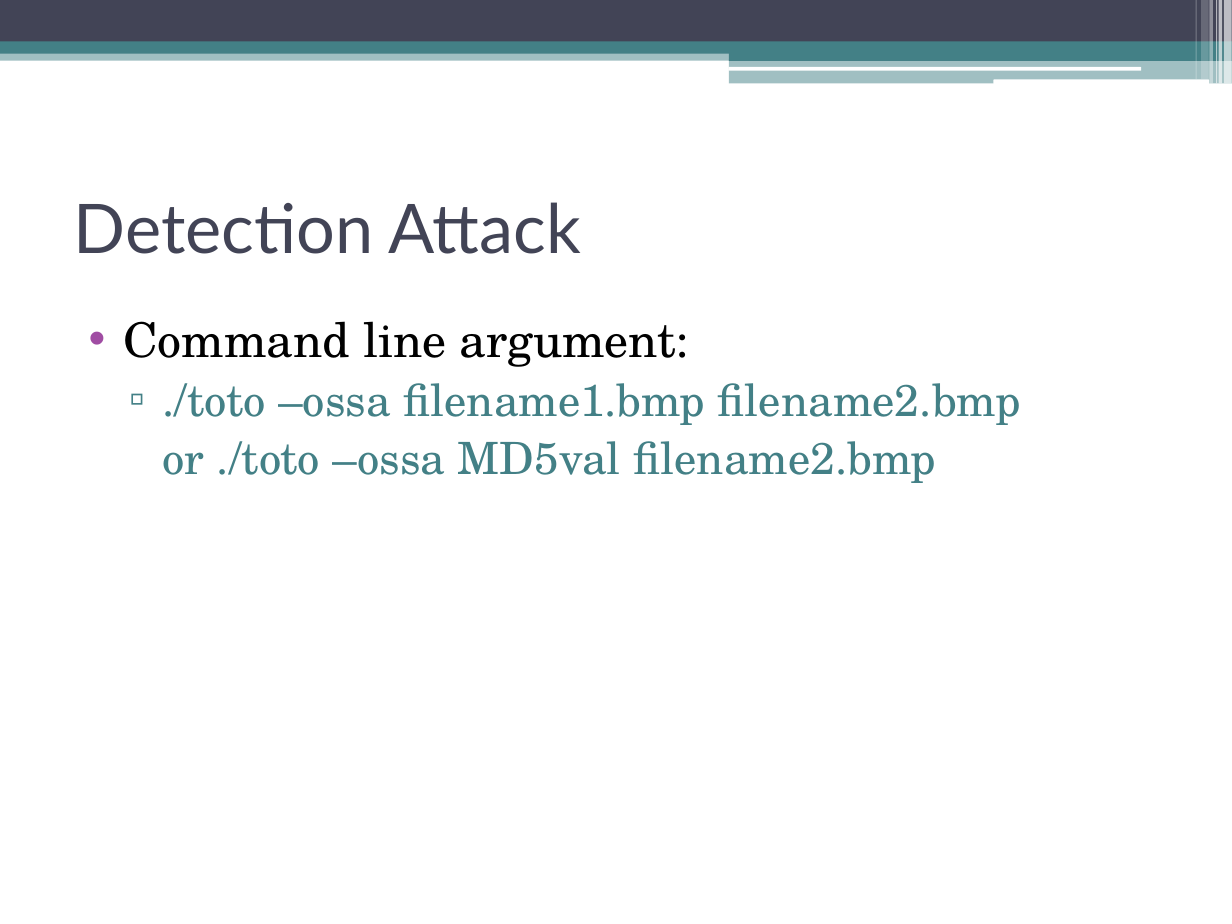
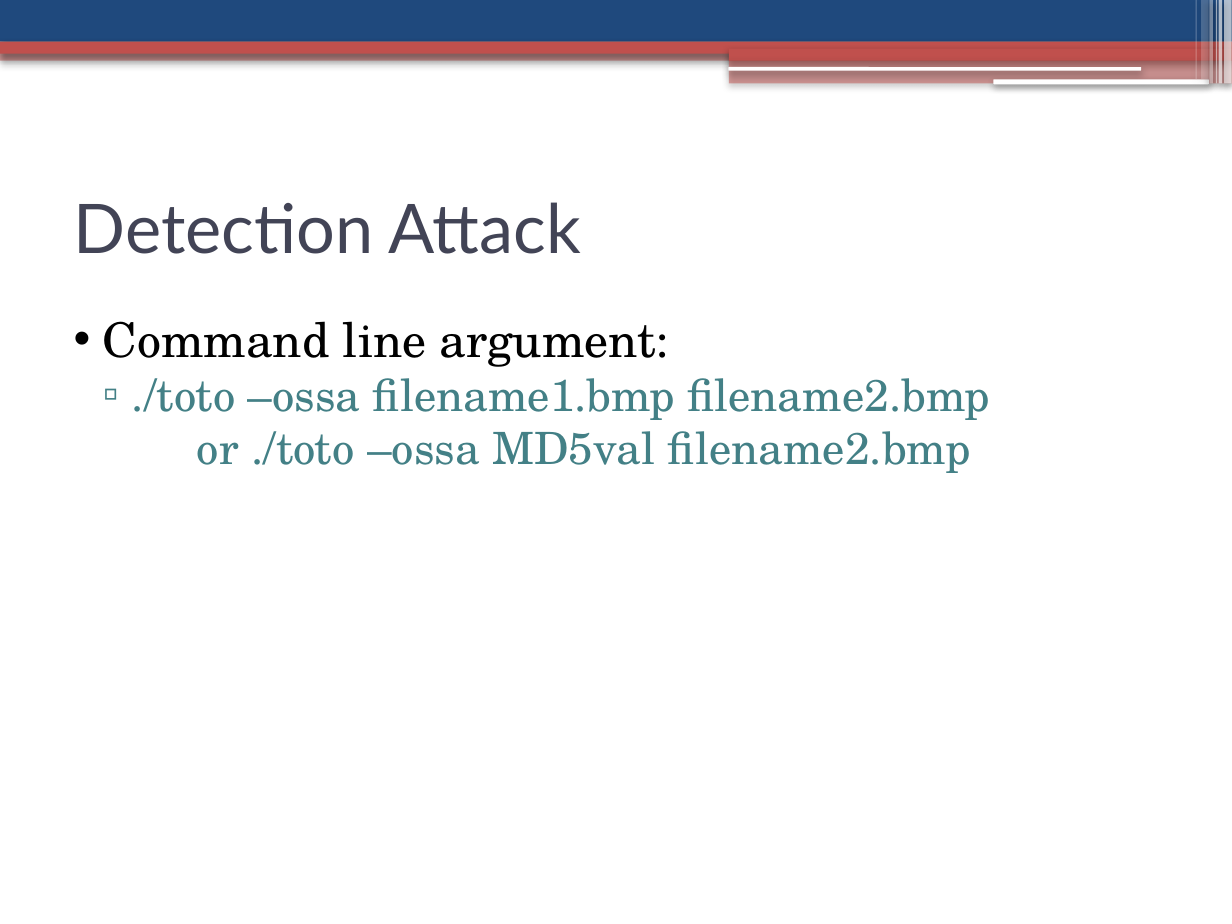
Before and after one commit to jaideng123/Cryptosystems, a slide deck: slide 5 of FinalPresentation.pptx. Drawn at 1232x924 pixels with LibreOffice and Linux fonts; fonts in the diff are those of the drawing. Boxes give left, top, right and bottom in pixels: in the first picture for what was removed or moved away, otherwise in the second. Text is boxed around its words. In the diff, an @@ line names an element or a change of style, - is before the commit and + after.

Commit message:
RSA template slides, RSA attack slides done, started references

```diff
--- a/FinalPresentation.pptx
+++ b/FinalPresentation.pptx
@@ rectangle at box(0, 0, 1232, 42): fill #424456 to #1F497D; shadow on @@
@@ rectangle at box(1195, 0, 1196, 79): fill #FFFFFF at 30% opacity to #FFFFFF at 31% opacity; shadow on @@
@@ shadow on in 3 elements at box(1216, 0, 1217, 84), box(1210, 0, 1214, 84), box(1201, 0, 1209, 79) @@
@@ rectangle at box(1218, 0, 1222, 84): fill #FFFFFF at 65% opacity to #FFFFFF at 66% opacity; shadow on @@
@@ rectangle at box(1225, 0, 1232, 84): fill #FFFFFF at 65% opacity to #FFFFFF at 66% opacity; shadow on @@
@@ rectangle at box(0, 49, 1232, 60): fill #438086 at 50% opacity to #C0504D at 50% opacity; shadow on @@
@@ rectangle at box(0, 42, 1232, 54): fill #438086 to #C0504D; shadow on @@
@@ rectangle at box(729, 59, 1232, 84): fill #438086 at 50% opacity to #C0504D at 50% opacity; shadow on @@
@@ rectangle at box(729, 48, 1232, 60): fill #438086 to #C0504D; shadow on @@
@@ rounded rectangle at box(728, 67, 1141, 70): shadow on; proportions changed @@
@@ rounded rectangle at box(993, 79, 1209, 84): shadow on; proportions changed @@
@@ text "Command line argument:" at box(103, 321, 990, 473): indent changed; less space between paragraphs; list level 2 to 1 in "or ./toto –ossa MD5val filename2.bmp" @@
```
Also in this commit, not shown: 10 other slides changed, 5 slides added.
